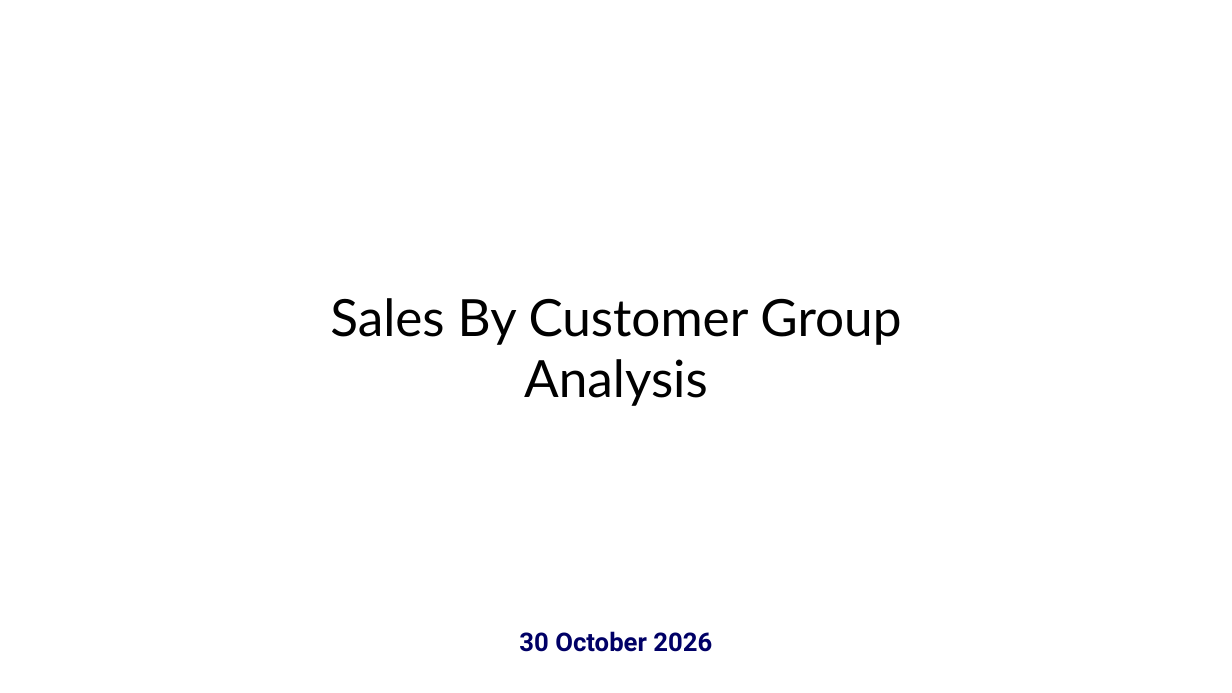
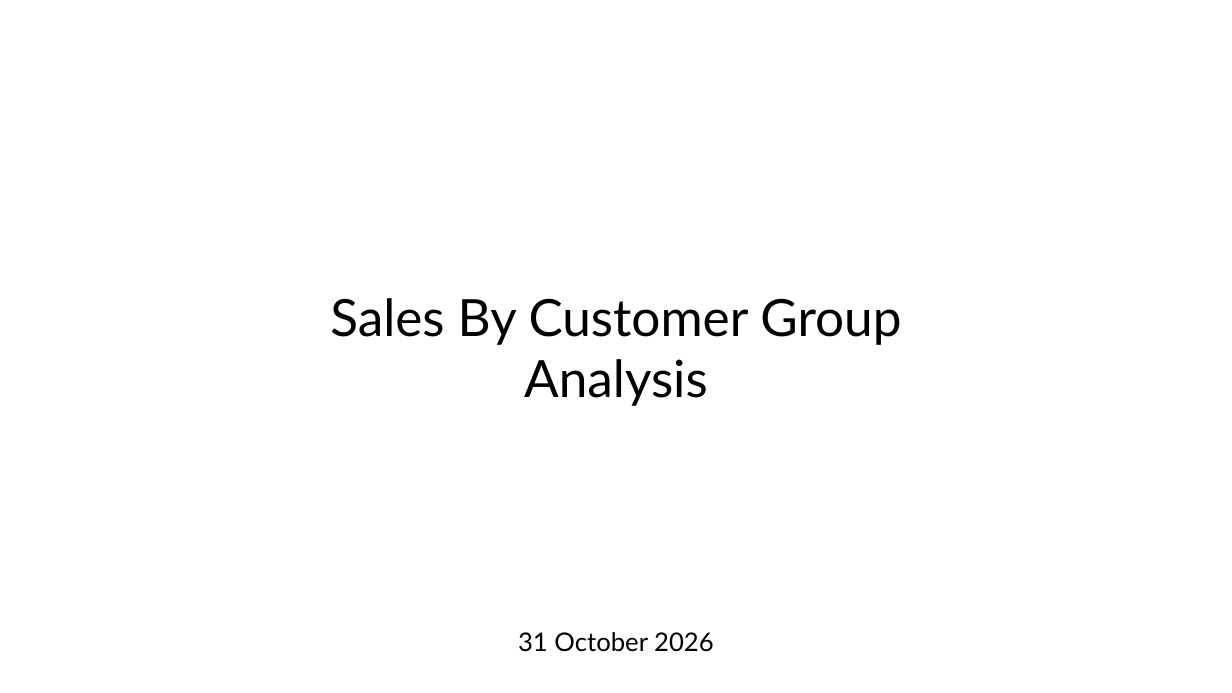
Before and after one commit to syahidpebrian4/Generator-PPT-Report-Sales, a slide deck: slide 1 of TEMPLATE.pptx. Drawn at 1232x693 pixels with LibreOffice and Linux fonts; fonts in the diff are those of the drawing; background and template pictures are left out. Boxes give left, top, right and bottom in pixels: in the first picture for what was removed or moved away, otherwise in the second. Text is boxed around its words. In the diff, an @@ line names an element or a change of style, - is before the commit and + after.

```diff
--- a/TEMPLATE.pptx
+++ b/TEMPLATE.pptx
@@ text at box(518, 632, 714, 652): text changed; font Roboto to Lato; text colour #000066 to #000000; bold off @@
-30 October 2026
+31 October 2026
```
Also in this commit, not shown: 3 other slides changed.
